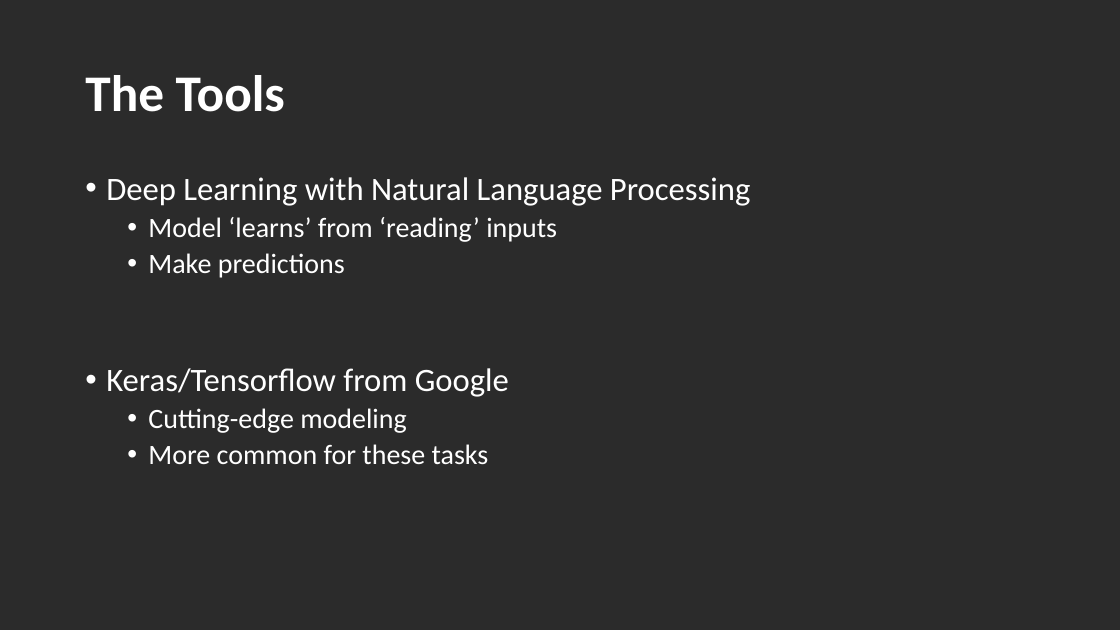
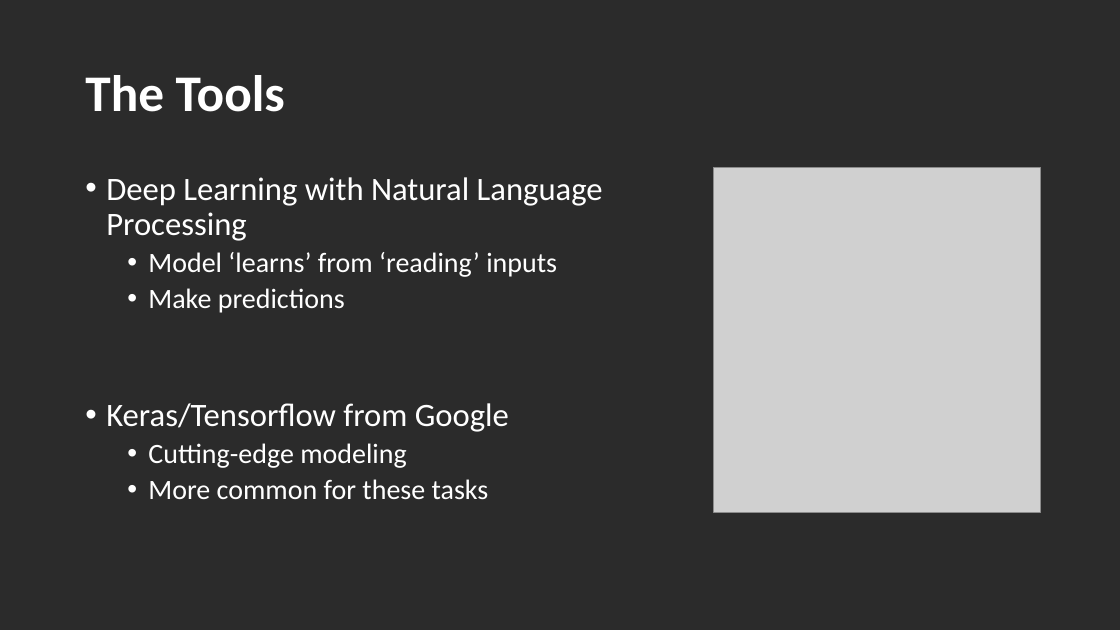
Before and after one commit to dfuller22/Mod4_Proj, a slide deck: slide 7 of Mod4_Exec_Sum.pptx (slide 4 before the commit). Drawn at 1120x630 pixels with LibreOffice and Linux fonts; fonts in the diff are those of the drawing; grey boxes stand for pictures; background and template pictures are left out; a plain dark background stands for a picture behind light text. Boxes give left, top, right and bottom in pixels: in the first picture for what was removed or moved away, otherwise in the second. Text is boxed around its words. In the diff, an @@ line names an element or a change of style, - is before the commit and + after.

Commit message:
Update post review
Added more visuals, tweaked models

```diff
--- a/Mod4_Exec_Sum.pptx
+++ b/Mod4_Exec_Sum.pptx
@@ text "Deep Learning with Natural Language ..." rewrapped from box(106, 177, 750, 464) to box(106, 177, 603, 499) @@
@@ picture added at box(714, 168, 1041, 513) @@
```
Also in this commit, not shown: 5 other slides changed, 3 slides added, 10 other files.
